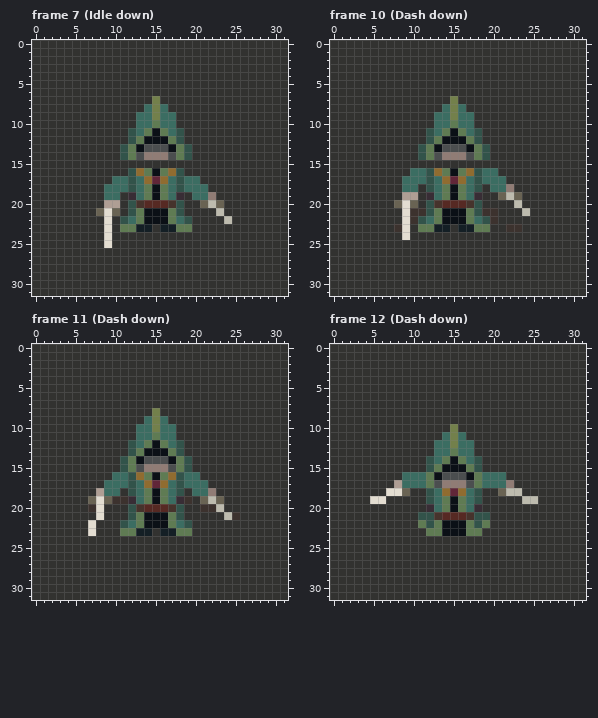
Two versions of one pixel-art file, Assets/Sprites/Hero.ase. This is how it looked before the edit.
32x32 pixels, 28 frames. Colours within 5 levels of each other are drawn and written as one. Shown: frame 7 (Idle down), frame 10 (Dash down), frame 11 (Dash down), frame 12 (Dash down). The commit also changed other frames, which this record leaves out.
Now the later version:
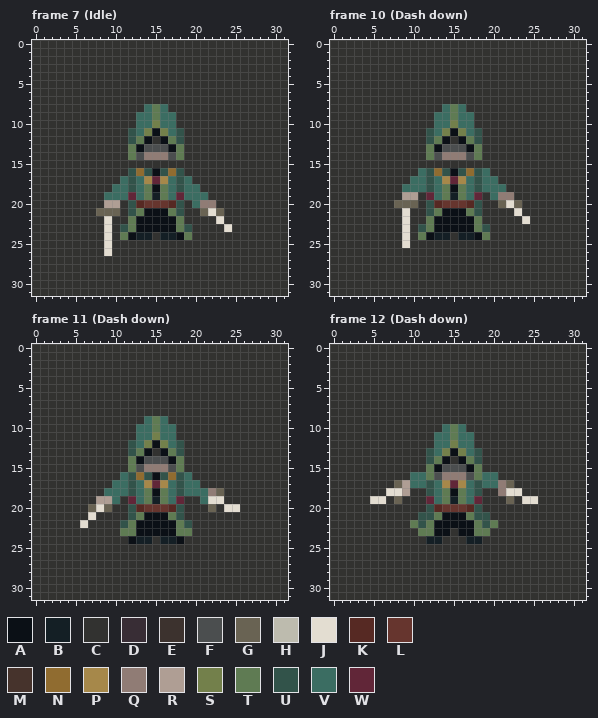
Palette (. is transparent): A #0b1016  B #141f25  C #323230  D #382d35  E #3c322e  F #4b4e4f  G #696353  H #bdbbae  J #e3ddd1  K #562923  L #66352e  M #46332c  N #906c30  P #a6884a  Q #907c75  R #af9e94  S #73804b  T #5f7b53  U #32534a  V #3b6d62  W #612638
From old to new:
layer "Arm 2" added
layer "Dagger1" removed
Changed rows in their new state; - is an unchanged pixel.
Frame 7 (Idle):
first column x 9:
 7 ------C---------
 8 ------T---------
 9 ------T---------
10 ------S---------
11 -----S-S--------
12 ------C---------
13 --C-------C-----
14 --C-------C-----
16 -----U-U--------
17 -C---P-P---C----
18 C-----------C---
19 --VW--B--WV--C--
20 ----KLLLK--VQQC-
21 G-----------GJG-
22 --CTA---ATC---JC
23 --U-AAAAA-U----J
24 --TABB-BBAT-----
26 J---------------
Frame 10 (Dash down):
first column x 8:
 7 -------C---------
 8 -------T---------
 9 -------T---------
10 -------S---------
11 ------S-S--------
12 -------C---------
13 ---C-------C-----
14 ---C-------C-----
16 --C---U-U---C----
17 -C----P-P----C---
18 ---V-------V--C--
19 ----W--B--W-VQQC-
20 -G---KLLLK---GJG-
21 --CC-------CC--JC
22 --CCTA---ATCC---J
23 C--U-AAAAA-U--CC-
24 ---TABB-BBAT-----
25 -J---------------
Frame 11 (Dash down):
first column x 6:
 8 ---------C----------
 9 ---------T----------
10 ---------T----------
11 ---------S----------
12 --------S-S---------
13 ---------C----------
14 -----C-------C------
15 -----C-------C------
16 ----C---U-U---C-----
17 ---C----P-P----C----
18 --C--V-------V---G--
19 -CRRVCW--B--WC-VJJ--
20 -G-G---KLLLK---CGCJJ
21 -JC---------------CC
22 JC----TA---AT-------
23 -C-----AAAAA--------
24 ------ABB-BBA-------
Frame 12 (Dash down):
first column x 8:
10 ------VTV---------
11 -----V-T-V--------
13 ----U-SAS-U-------
14 -----TACAT--------
15 ----TAFFFAT-------
16 -C---FQQQF---C----
17 GR--UVPWPVU--QG---
18 -R----TAT----QJJ--
19 G---W--B--W---G-JJ
20 ----UKLLLKU-------
21 -----TAAAT--------
22 --TUTA---ATUT-----
23 ---T-A-C-A-T------
24 ----BB---BB-------
